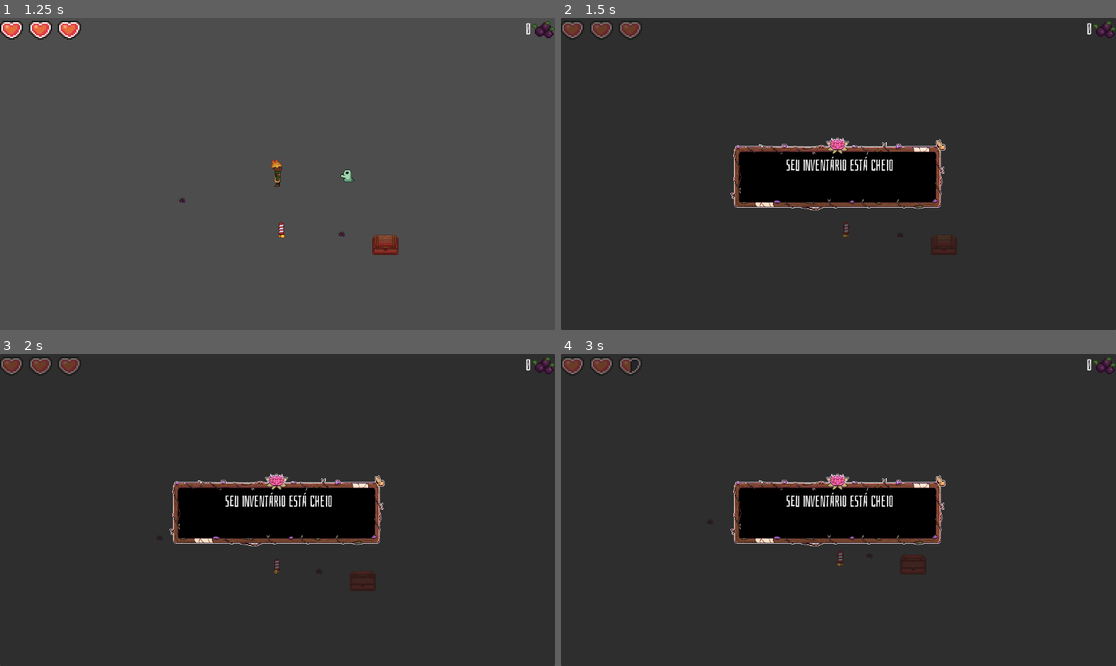
Above: before the commit, frames 1-4 (two rows, left to right).
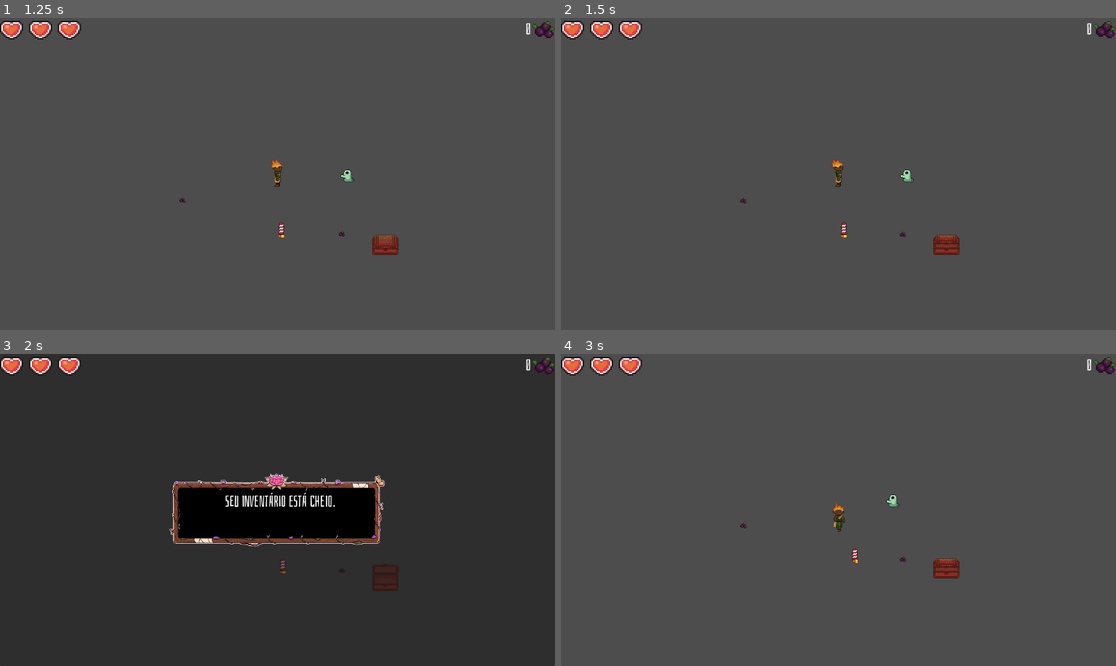
Above: after the commit, the same moments.

Repository: carolinalimaal/tekoha
Game: Godot game, scene res://UI/main_menu/main_menu.tscn
Two runs of this game, one before a commit and one after it. Both use one fixed random seed, a clock stepped at 60 frames per second and the inputs below.
Inputs (mouse positions are in pixels of both pictures, inside the frame that each line leads up to):
- Up to frame 1 (1.25 s): click "Carregar Jogo" at 0.5 s
- Up to frame 2 (1.5 s): tap Enter at 1.25 s; move the mouse to (960, 158) at 1.27 s; hold D (move_right) from 1.28 s (still down); hold R (interact) from 1.28 s (still down)
- Up to frame 3 (2 s): keep holding D (move_right); keep holding R (interact)
- Up to frame 4 (3 s): move the mouse to (727, 525) at 2.02 s; release D (move_right) at 2.03 s; release R (interact) at 2.03 s; hold S (move_down) 2.03-2.78 s; click (727, 525) at 2.1 s; tap R (interact) at 2.3 s; move the mouse to (894, 441) at 2.77 s; hold D (move_right) from 2.78 s (still down); hold R (interact) from 2.78 s (still down)

Frame 1 is identical in both runs. In frame 2, 99% of the frame differs, in the area x 0-100%, y 0-100%; in frame 3, 0.6%; in frame 4, 100%.

Commit message:
fix: animação do baú + ajuste de codigo

Diff:
--- a/tekoha/globals/main_scene/main.tscn
+++ b/tekoha/globals/main_scene/main.tscn
@@ -40,8 +40,6 @@
 
 [node name="HeartUI" parent="UI" instance=ExtResource("5_58oj7")]
 
-[node name="Bau" parent="." instance=ExtResource("11_8lbkp")]
-position = Vector2(224, 143)
 [node name="AcaiUI" parent="UI" instance=ExtResource("7_8lbkp")]
 
 [node name="Player" type="Node2D" parent="."]
@@ -65,3 +63,6 @@
 
 [node name="Coin2" parent="Level" instance=ExtResource("12_qujwd")]
 position = Vector2(-197, 60)
+
+[node name="Bau" parent="Level" instance=ExtResource("11_8lbkp")]
+position = Vector2(224, 143)
--- a/tekoha/utils/bau/bau.gd
+++ b/tekoha/utils/bau/bau.gd
@@ -3,7 +3,6 @@
 var openned: bool = false
 @onready var item: ConsumableItemData = load("res://data/items/tambaqui_assado.tres")
 @onready var sprite: AnimatedSprite2D = $AnimatedSprite2D
-@onready var interact_ui: CanvasLayer = $InteractionUI
 @onready var interaction_container: MarginContainer = $InteractionUI/InteractionContainer
 @onready var show_item_panel: Panel = $InteractionUI/ShowItemPanel
 @onready var show_item_panel_label: Label = $InteractionUI/ShowItemPanel/Bg/MarginContainer/HBoxContainer/VBoxContainer/ShowItemLabel
@@ -13,22 +12,23 @@
 # Reações do baú com a proximidade do player
 func _on_player_interact_area_body_entered(body: Node2D) -> void:
 	if body is Player and !openned:
-		interact_ui.visible = true
+		interaction_container.visible = true
 
 func _on_player_interact_area_body_exited(body: Node2D) -> void:
 	if body is Player:
 		if openned:
 			close_chest()
 		else:
-			interact_ui.visible = false
+			interaction_container.visible = false
 
 # Lógica de apertar o interact input dentro da área do baú
-func _unhandled_input(event: InputEvent) -> void:
-	if event.is_action_pressed("interact") and !openned:
-		update_item_panel()
-		open_chest()
-	elif event.is_action_pressed("interact") and show_item_panel.visible == true and openned:
-		close_chest()
+func _unhandled_input(_event: InputEvent) -> void:
+	if GlobalRefs.input_manager.get_action_pressed("interact"):
+		if openned and get_tree().paused:
+			close_chest()
+		elif !openned and !get_tree().paused:
+			update_item_panel()
+			open_chest()
 
 # Verifica o aperto dos botões e as ações
 func _on_accept_button_pressed() -> void:
@@ -44,12 +44,12 @@
 func update_item_panel():
 	if item == null:
 		item_image.texture = null
-		show_item_panel_label.text = "O BAÚ ESTÁ VAZIO"
+		show_item_panel_label.text = "O BAÚ ESTÁ VAZIO."
 		item_hbox_cont.visible = false
 
 	elif verify_full_inventory():
 		item_image.texture = null
-		show_item_panel_label.text = "SEU INVENTÁRIO ESTÁ CHEIO"
+		show_item_panel_label.text = "SEU INVENTÁRIO ESTÁ CHEIO."
 		item_hbox_cont.visible = false
 
 	elif item:
@@ -60,18 +60,18 @@
 
 # Funções para abrir e fechar o baú e suas respectivas animações
 func open_chest():
+	get_tree().paused = true
+	sprite.play("bau_animation")
+	await sprite.animation_finished
 	openned = true
-	sprite.play("bau_animation")
-	interact_ui.visible = true
 	interaction_container.visible = false
 	show_item_panel.visible = true
 
 func close_chest():
 	show_item_panel.visible = false
-	interact_ui.visible = false
+	get_tree().paused = false
 	sprite.play_backwards("bau_animation")
 	openned = false
-	interaction_container.visible = true
 
 # Função que verifica se o inventário está cheio
 func verify_full_inventory() -> bool:
--- a/tekoha/utils/bau/bau.tscn
+++ b/tekoha/utils/bau/bau.tscn
@@ -35,19 +35,19 @@
 [sub_resource type="SpriteFrames" id="SpriteFrames_4626f"]
 animations = [{
 "frames": [{
-"duration": 1.0,
+"duration": 0.5,
 "texture": SubResource("AtlasTexture_65fed")
 }, {
-"duration": 1.0,
+"duration": 0.5,
 "texture": SubResource("AtlasTexture_7hguk")
 }, {
-"duration": 1.0,
+"duration": 0.5,
 "texture": SubResource("AtlasTexture_s4csk")
 }, {
-"duration": 1.0,
+"duration": 0.5,
 "texture": SubResource("AtlasTexture_p7syt")
 }, {
-"duration": 1.0,
+"duration": 0.5,
 "texture": SubResource("AtlasTexture_tegxk")
 }],
 "loop": false,
@@ -64,6 +64,7 @@
 texture = ExtResource("3_65fed")
 
 [node name="Bau" type="StaticBody2D"]
+process_mode = 3
 collision_layer = 1024
 collision_mask = 25
 script = ExtResource("1_rqtb1")
@@ -80,14 +81,16 @@
 shape = SubResource("RectangleShape2D_j1cy4")
 
 [node name="AnimatedSprite2D" type="AnimatedSprite2D" parent="."]
+process_mode = 3
 sprite_frames = SubResource("SpriteFrames_4626f")
 animation = &"bau_animation"
 
 [node name="InteractionUI" type="CanvasLayer" parent="."]
 process_mode = 3
-visible = false
+layer = 0
 
 [node name="InteractionContainer" type="MarginContainer" parent="InteractionUI"]
+visible = false
 anchors_preset = 3
 anchor_left = 1.0
 anchor_top = 1.0
Not shown: 1 places in tekoha/globals/main_scene/main.tscn that only renumber resources
